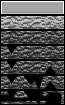
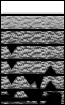
Layer changes from the first 65 x 105 image to the second:
pixels changed over (x1=1, y1=2, x2=64, y2=103) (layer not identified)
